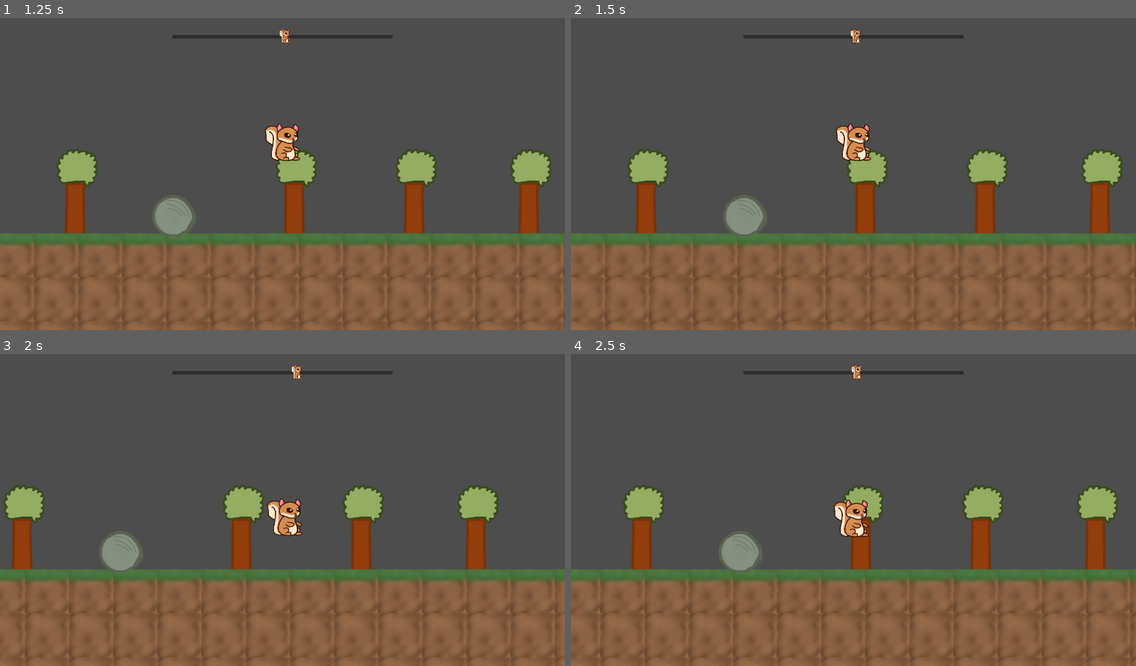
Above: before the commit, frames 1-4 (two rows, left to right).
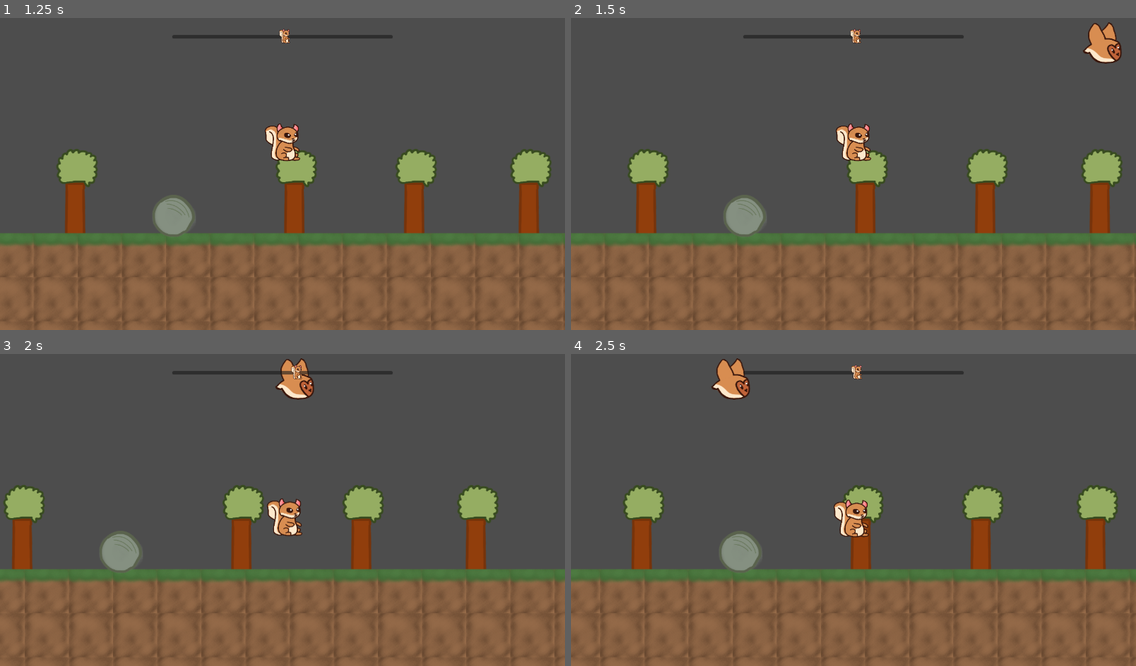
Above: after the commit, the same moments.

Repository: CamComDuck/SquirrelFamily
Game: Godot game, scene res://level/level.tscn
The game is run twice, just before and just after one commit, with the same random seed, the same clock (stepped at 60 frames per second) and the same inputs.
Inputs:
- Up to frame 1 (1.25 s): hold D (move_right) from 0.53 s (still down); tap Space (action) at 0.6 s; tap W (jump) at 0.77, 0.8, 1.07 s
- Up to frame 2 (1.5 s): keep holding D (move_right); tap Enter at 1.25 s; tap W (jump) at 1.35 s
- Up to frame 3 (2 s): keep holding D (move_right); tap W (jump) at 1.52, 1.82 s; tap Space (action) at 1.55 s
- Up to frame 4 (2.5 s): release D (move_right) at 2.03 s; hold A (move_left) from 2.03 s (still down); tap Space (action) at 2.1 s; tap W (jump) at 2.3 s

Frame 1 is identical in both runs. In frame 2, 0.6% of the frame differs, in the area x 90-98%, y 1-15%; in frame 3, 0.6%; in frame 4, 0.6%.

Commit message:
Add sound effects

Diff:
--- /dev/null
+++ b/project/audio_manager/audio_manager.gd
@@ -0,0 +1,19 @@
+extends Node2D
+
+func play_climbing() -> void:
+	$Climbing.play()
+
+func play_death_owl() -> void:
+	$DeathOwl.play()
+
+func play_death_snake() -> void:
+	$DeathSnake.play()
+
+func play_jump() -> void:
+	$Jump.play()
+
+func play_menu_select() -> void:
+	$MenuSelect.play()
+
+func play_owl_hoot() -> void:
+	$OwlHoot.play()
--- /dev/null
+++ b/project/audio_manager/audio_manager.tscn
@@ -0,0 +1,30 @@
+[gd_scene load_steps=8 format=3 uid="uid://nir4v4ikx5bj"]
+
+[ext_resource type="Script" path="res://audio_manager/audio_manager.gd" id="1_it3h1"]
+[ext_resource type="AudioStream" uid="uid://hfugefjahkgm" path="res://audio_manager/climbing.wav" id="2_tagpl"]
+[ext_resource type="AudioStream" uid="uid://csiibwjkfgdpm" path="res://audio_manager/death_owl.wav" id="3_ca7x4"]
+[ext_resource type="AudioStream" uid="uid://bcfkckxugrfty" path="res://audio_manager/death_snake.wav" id="4_y80yh"]
+[ext_resource type="AudioStream" uid="uid://bxtifnute484w" path="res://audio_manager/jump.wav" id="5_d0q15"]
+[ext_resource type="AudioStream" uid="uid://b4s4yhc5k5hhb" path="res://audio_manager/menu_select.wav" id="6_2q571"]
+[ext_resource type="AudioStream" uid="uid://bgow2ixaknvwg" path="res://audio_manager/owl_hoot.wav" id="7_tv0td"]
+
+[node name="AudioManager" type="Node2D"]
+script = ExtResource("1_it3h1")
+
+[node name="Climbing" type="AudioStreamPlayer" parent="."]
+stream = ExtResource("2_tagpl")
+
+[node name="DeathOwl" type="AudioStreamPlayer" parent="."]
+stream = ExtResource("3_ca7x4")
+
+[node name="DeathSnake" type="AudioStreamPlayer" parent="."]
+stream = ExtResource("4_y80yh")
+
+[node name="Jump" type="AudioStreamPlayer" parent="."]
+stream = ExtResource("5_d0q15")
+
+[node name="MenuSelect" type="AudioStreamPlayer" parent="."]
+stream = ExtResource("6_2q571")
+
+[node name="OwlHoot" type="AudioStreamPlayer" parent="."]
+stream = ExtResource("7_tv0td")
--- a/project/level/level.gd
+++ b/project/level/level.gd
@@ -26,8 +26,6 @@
 	var pond_first := -1
 
 	for i in 12:
-
-		print(snake_rock_first)
 
 		if picked.size() < 4:
 			item = randi_range(0, 4)
@@ -93,6 +91,7 @@
 	game_end_label.show()
 
 
+
 func _on_squirrel_game_won() -> void:
 	game_end_label.position.x = camera_2d.position.x - (game_end_label.size.x / 2)
 	game_end_label.text = "You Win!"
--- a/project/owl/owl.gd
+++ b/project/owl/owl.gd
@@ -10,7 +10,7 @@
 var _is_hunting := false
 var _is_diving := false
 var _dive_x : float
-var _can_move : bool = false
+var _can_move : bool = true
 
 @onready var _hunt_timer_object : Timer = $HuntTimer
 
@@ -76,6 +76,7 @@
 	if body.name == "Squirrel":
 		_can_move = false
 		linear_velocity = Vector2.ZERO
+		AudioManager.play_death_owl()
 
 	elif body.name != "Floor" and body.name != "Ceiling" and body.name != "TileMapLayer":
 		_moving_left = not _moving_left
--- a/project/project.godot
+++ b/project/project.godot
@@ -15,6 +15,10 @@
 config/features=PackedStringArray("4.3", "Forward Plus")
 config/icon="res://icon.svg"
 
+[autoload]
+
+AudioManager="*res://audio_manager/audio_manager.tscn"
+
 [display]
 
 window/size/viewport_width=1280
@@ -24,6 +28,7 @@
 [file_customization]
 
 folder_colors={
+"res://audio_manager/": "purple",
 "res://boundary/": "red",
 "res://fish/": "green",
 "res://level/": "orange",
--- a/project/squirrel/squirrel.gd
+++ b/project/squirrel/squirrel.gd
@@ -34,6 +34,7 @@
 
 		if Input.is_action_just_pressed("jump") and is_on_floor():
 			velocity.y = JUMP_VELOCITY
+			AudioManager.play_jump()
 
 		var direction := Input.get_axis("move_left", "move_right")
 		if direction != 0:
@@ -85,6 +86,7 @@
 			elif Input.is_action_just_pressed("action") and not _is_hiding:
 				_is_hiding = true
 				_can_move = false
+				AudioManager.play_climbing()
 
 		elif shape_cast_2d.get_collider(i).name == "PondDirty":
 
@@ -147,6 +149,7 @@
 func _on_bite_timer_timeout() -> void:
 	game_lost.emit()
 	_can_move = false
+	AudioManager.play_death_snake()
 
 
 func _on_rabbit_escaped_tree() -> void:
Not shown, added: project/audio_manager/climbing.wav.import
Not shown, added: project/audio_manager/death_owl.wav.import
Not shown, added: project/audio_manager/death_snake.wav.import
Not shown, added: project/audio_manager/jump.wav.import
Not shown, added: project/audio_manager/menu_select.wav.import
Not shown, added: project/audio_manager/owl_hoot.wav.import
Not shown, added: project/audio_manager/climbing.wav
Not shown, added: project/audio_manager/death_owl.wav
Not shown, added: project/audio_manager/death_snake.wav
Not shown, added: project/audio_manager/jump.wav
Not shown, added: project/audio_manager/menu_select.wav
Not shown, added: project/audio_manager/owl_hoot.wav
